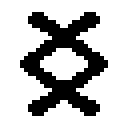
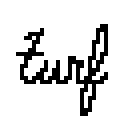
Layer changes from the first w=128, h=128 image to the second:
added layer "turf" above "Layer 3" over [16, 24, 108, 116]
hid "right caret" over [28, 12, 108, 116]
hid "left caret" over [20, 12, 100, 116]
